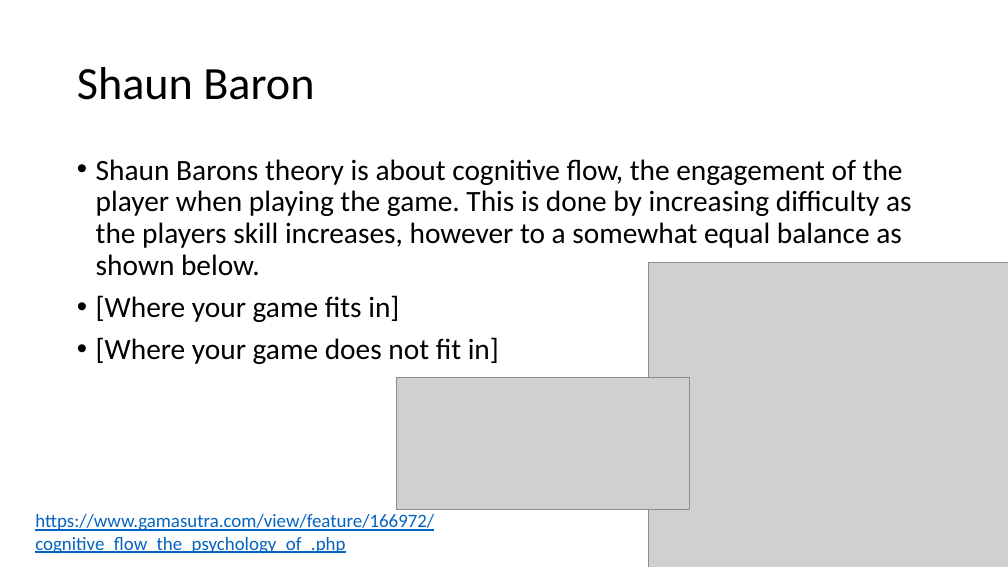
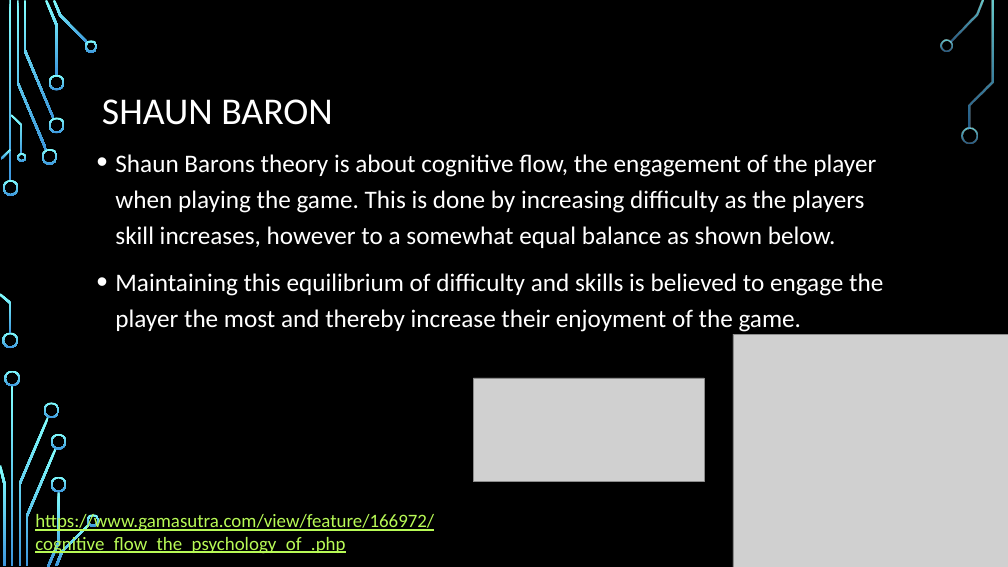
Before and after one commit to Mukkablue/PotatoEatersGame, a slide deck: slide 6 of ExamPresentationTemplate.pptx. Drawn at 1008x567 pixels with LibreOffice and Linux fonts; fonts in the diff are those of the drawing; grey boxes stand for pictures; background and template pictures are left out. Boxes give left, top, right and bottom in pixels: in the first picture for what was removed or moved away, otherwise in the second. Text is boxed around its words. In the diff, an @@ line names an element or a change of style, - is before the commit and + after.

```diff
--- a/ExamPresentationTemplate.pptx
+++ b/ExamPresentationTemplate.pptx
@@ background #FFFFFF to picture (left out) @@
@@ group added at [0,0,994,567]: 28 freeform shapes, 2 rectangles @@
@@ title at [102,99,333,125]: text changed; size 44 to 36 pt; text colour #000000 to #FFFFFF @@
-Shaun Baron
+SHAUN BARON
@@ text "Shaun Barons theory is about ...": place and size @@
-text "Shaun Barons theory is about ..." at [96,159,912,364]
+text "Shaun Barons theory is about ..." at [115,154,883,332]
@@ text at [115,154,876,248]: size 28 to 24 pt, text colour #000000 to #FFFFFF in "Shaun Barons theory is about cognitive flow, ..."; line spacing 0.9 to 1.2 @@
@@ text at [115,273,883,332]: text changed; size 28 to 24 pt; text colour #000000 to #FFFFFF @@
-• [Where your game fits in]
-• [Where your game does not fit in]
+• Maintaining this equilibrium of difficulty and skills is believed to engage the player the most and thereby increase their enjoyment of the game.
@@ picture: place and size @@
-picture at [648,262,1008,567]
+picture at [733,334,1008,567]
@@ picture: place and size @@
-picture at [396,378,690,510]
+picture at [473,378,704,482]
@@ text "https://www.gamasutra.com/view/feature/166972/cognitive_flow ..." at [35,512,434,555]: text colour #0563C1 to #B8FA56 @@
```
Also in this commit, not shown: 10 other slides changed.
